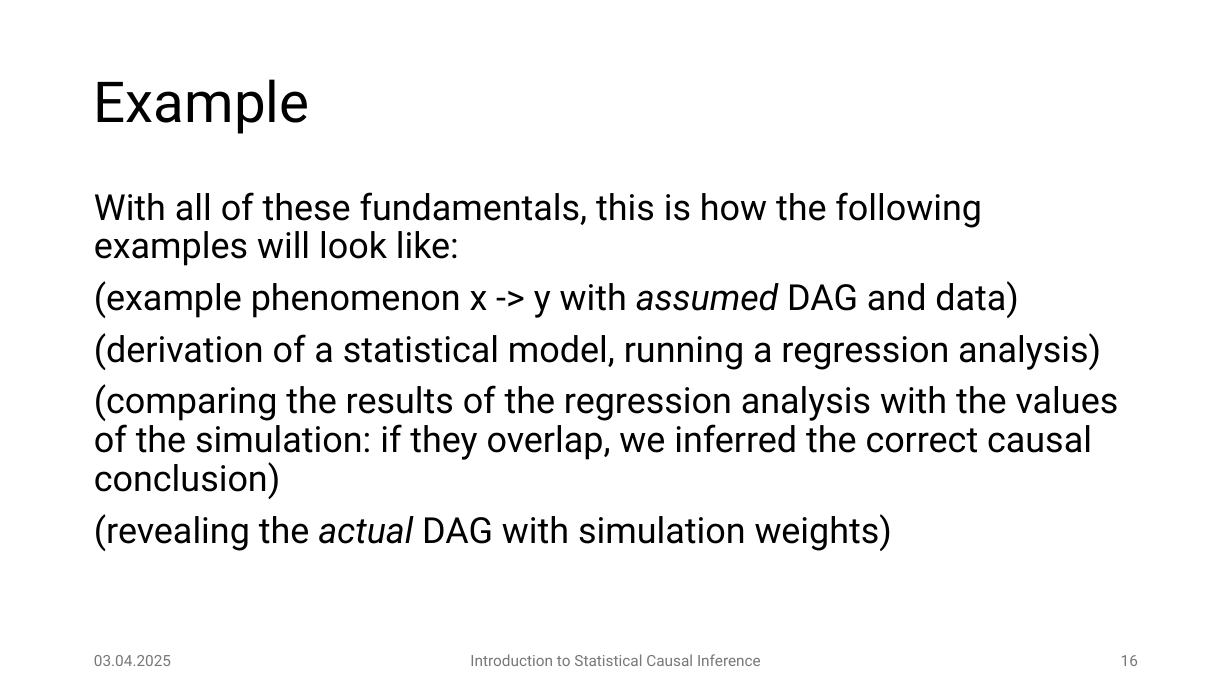
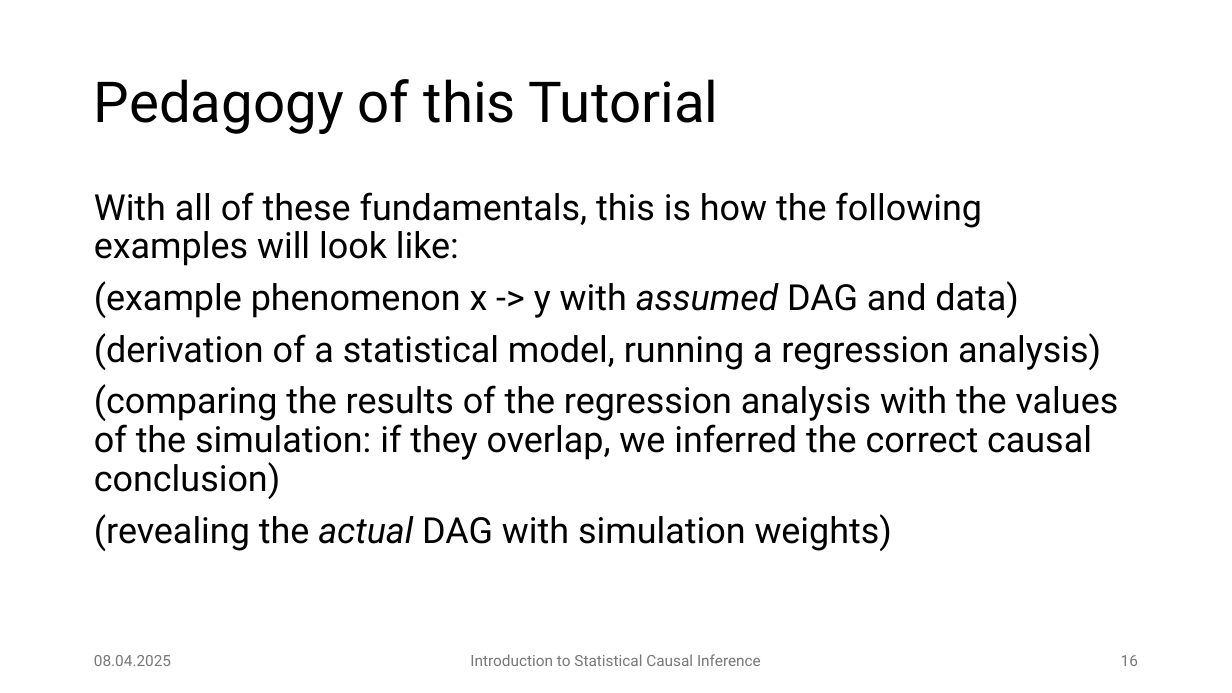
Before and after one commit to JulianFrattini/bda4sci, a slide deck: slide 16 of version2/slides/intro-sci.pptx. Drawn at 1232x693 pixels with LibreOffice and Linux fonts; fonts in the diff are those of the drawing. Boxes give left, top, right and bottom in pixels: in the first picture for what was removed or moved away, otherwise in the second. Text is boxed around its words. In the diff, an @@ line names an element or a change of style, - is before the commit and + after.

```diff
--- a/version2/slides/intro-sci.pptx
+++ b/version2/slides/intro-sci.pptx
@@ title at (94, 79, 719, 134): text changed @@
-Example
+Pedagogy of this Tutorial
@@ text at (94, 655, 171, 666): text changed @@
-03.04.2025
+08.04.2025
```
Also in this commit, not shown: 32 other slides changed, 10 slides added, 1 other file.
